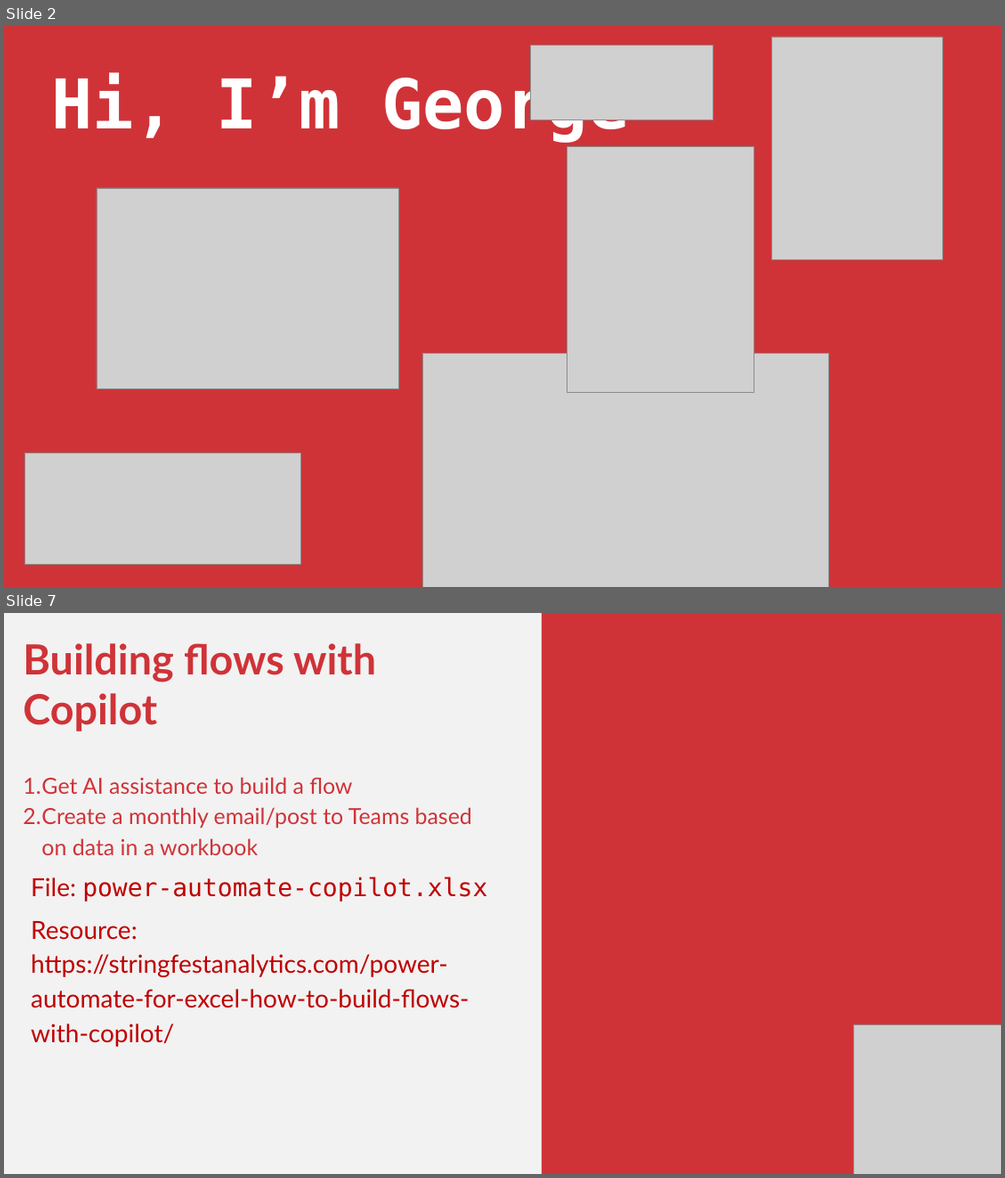
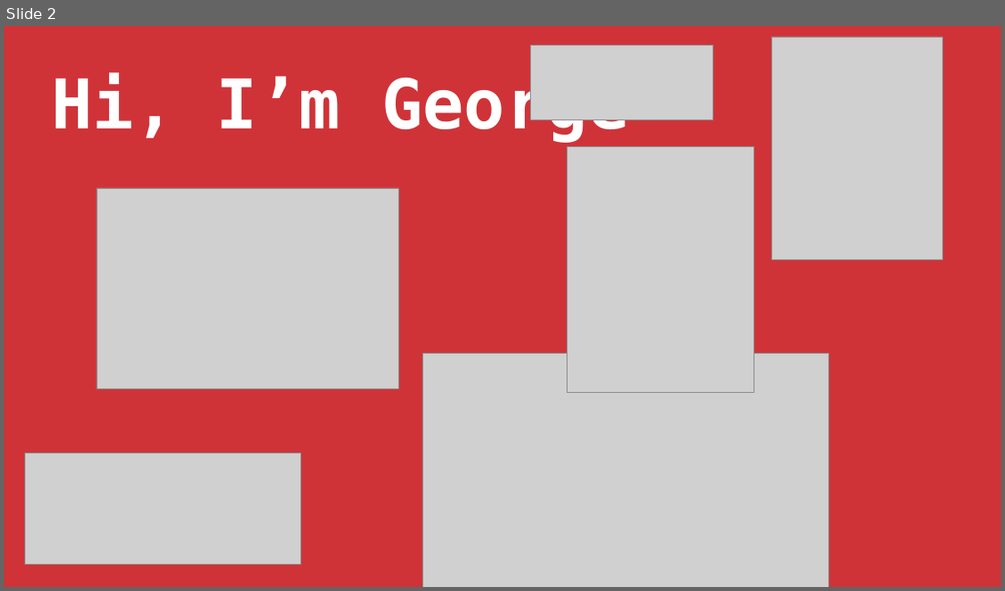
Before and after one commit to stringfestdata/profitable-ai-copilot-excel, a slide deck: intro-copilot-excel-stringfest.pptx. Shown one above the other, each under a label of ours: slides 2 and 7 before the commit, slide 2 after it; the slides between them are not shown. The pictures are 1005x1178 and 1005x591 pixels, drawn with LibreOffice and Linux fonts; fonts in the diff are those of the drawing; grey boxes stand for pictures. Boxes give left, top, right and bottom in pixels: in the first picture for what was removed or moved away, otherwise in the second. Text is boxed around its words. In the diff, an @@ line names an element or a change of style, - is before the commit and + after.

```diff
--- a/intro-copilot-excel-stringfest.pptx
+++ b/intro-copilot-excel-stringfest.pptx
@@ slide 7 removed at [4, 613, 1001, 1174], background #F2F2F2 @@
@@ rectangle removed at [542, 613, 1001, 1174] @@
@@ text removed at [23, 643, 487, 1008] @@
-Building flows with Copilot
-1. Get AI assistance to build a flow
-2. Create a monthly email/post to Teams based on data in a workbook
-File: power-automate-copilot.xlsx
-Resource: https://stringfestanalytics.com/power-automate-for-excel-how-to-build-flows-with-copilot/
@@ picture removed at [853, 1024, 1001, 1174] @@
```
Also in this commit, not shown: 1 slide changed, 6 slides added, 2 other slides removed, 1 other file.
